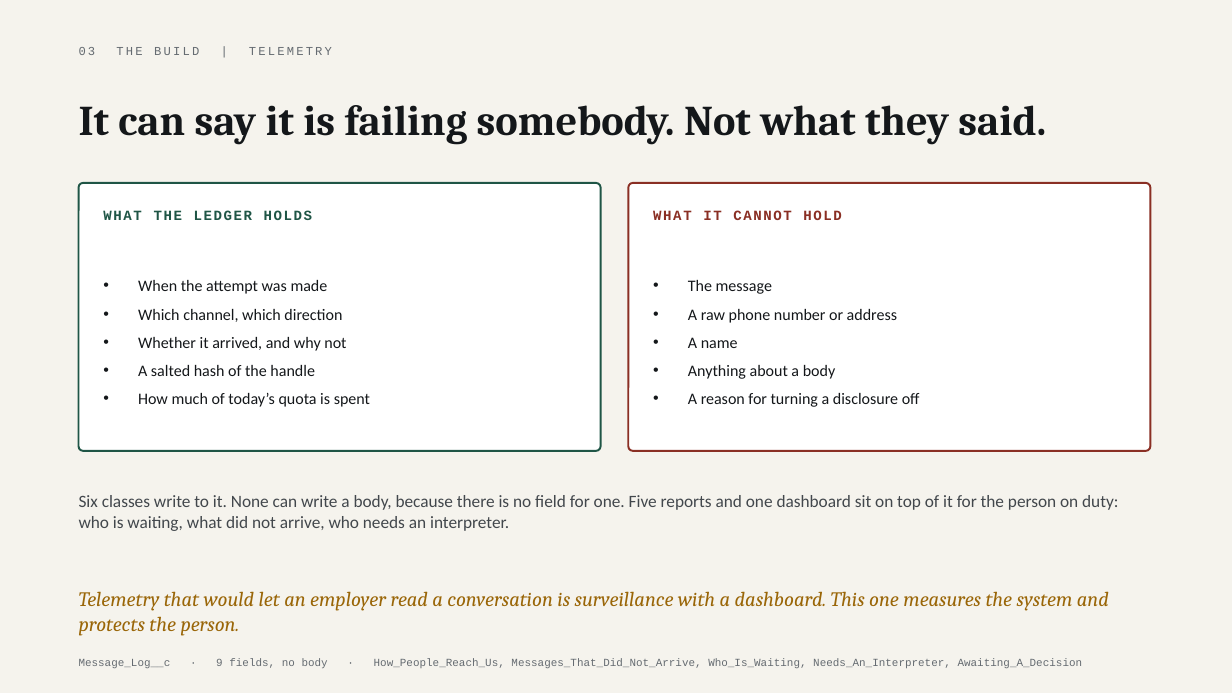
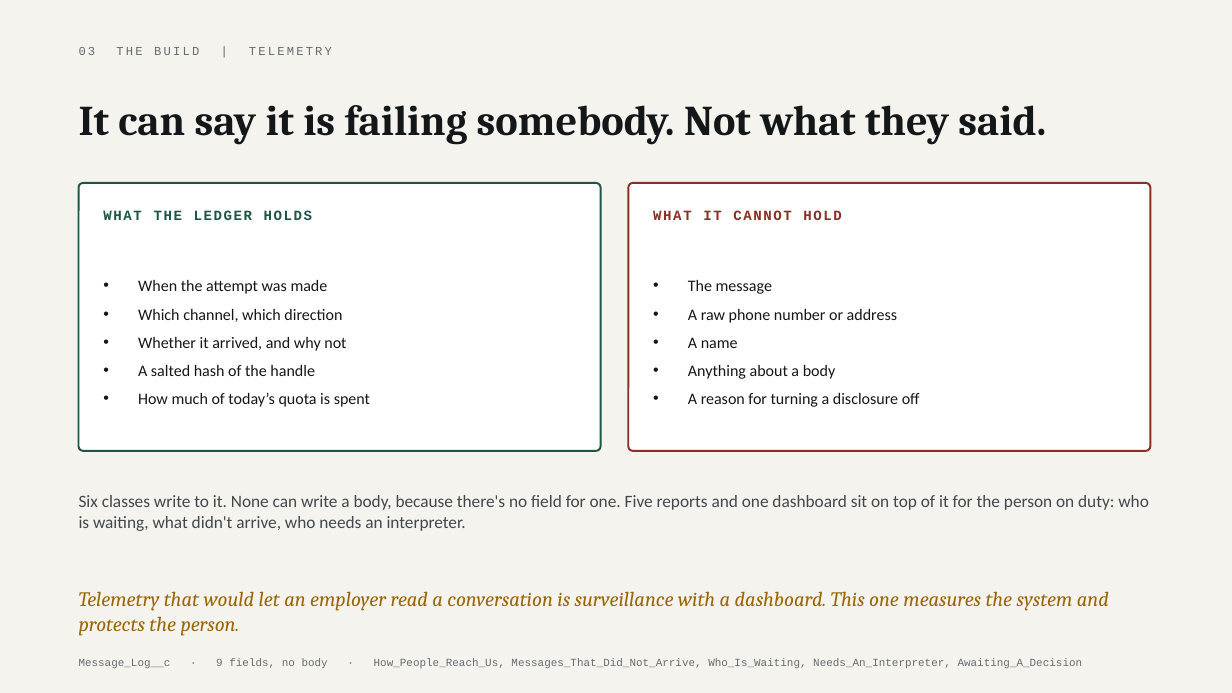
Before and after one commit to parthsevak2/curb-cut, a slide deck: slide 15 of submission/Curb-Cut.pptx. Drawn at 1232x693 pixels with LibreOffice and Linux fonts; fonts in the diff are those of the drawing. Boxes give left, top, right and bottom in pixels: in the first picture for what was removed or moved away, otherwise in the second. Text is boxed around its words. In the diff, an @@ line names an element or a change of style, - is before the commit and + after.

```diff
--- a/submission/Curb-Cut.pptx
+++ b/submission/Curb-Cut.pptx
@@ text at [79,495,1149,531]: text changed @@
-Six classes write to it. None can write a body, because there is no field for one. Five reports and one dashboard sit on top of it for the person on duty: who is waiting, what did not arrive, who needs an interpreter.
+Six classes write to it. None can write a body, because there's no field for one. Five reports and one dashboard sit on top of it for the person on duty: who is waiting, what didn't arrive, who needs an interpreter.
```
Also in this commit, not shown: 20 other slides changed, 2 other files.
